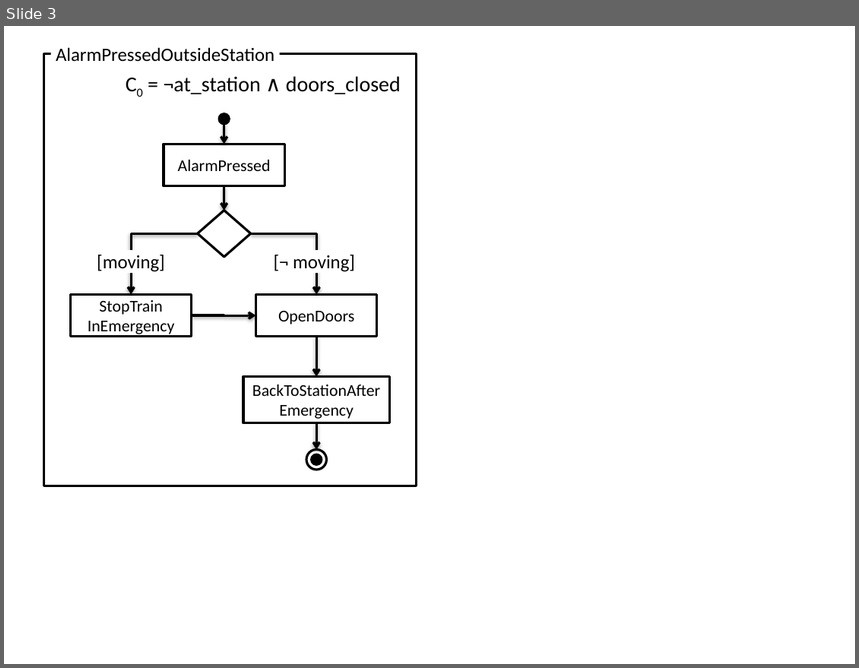
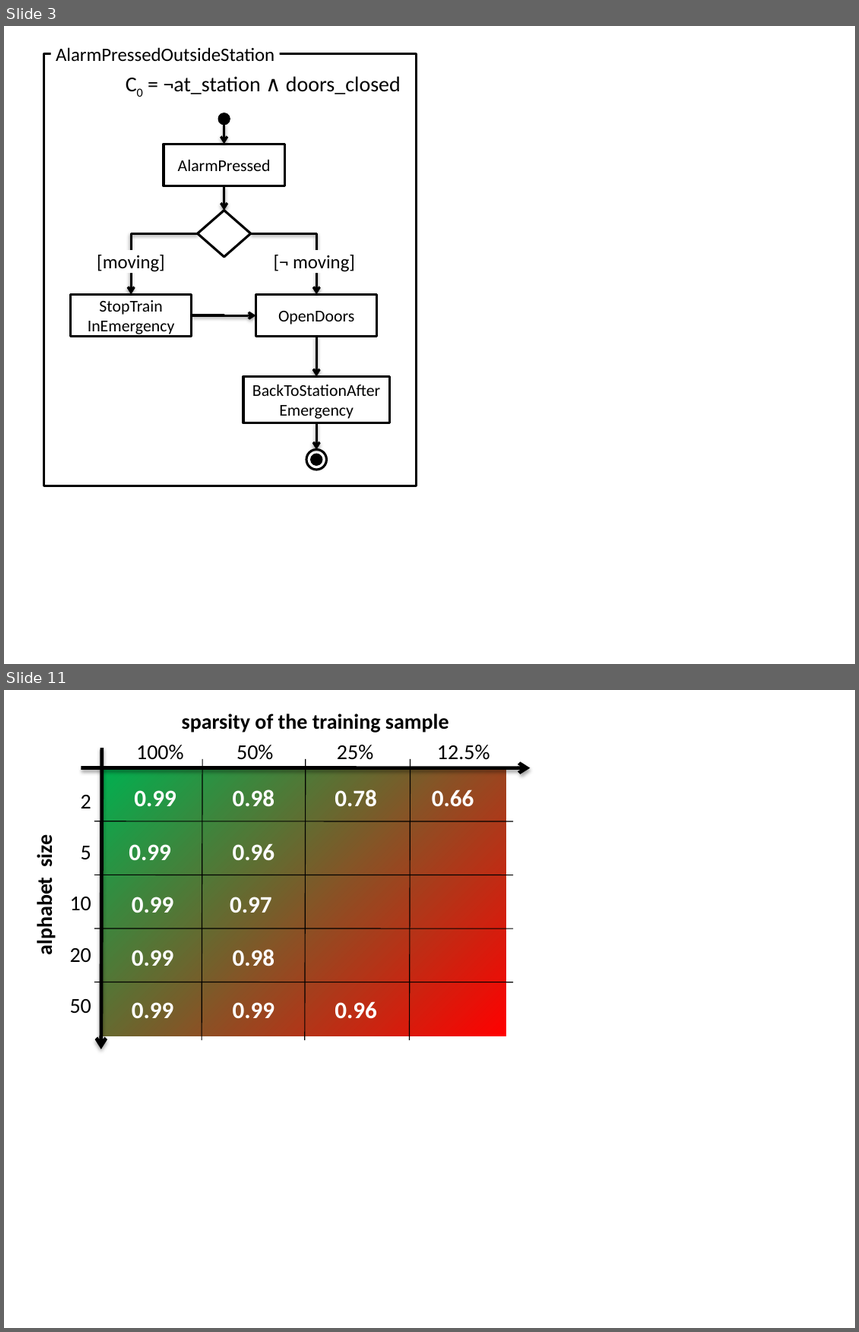
Before and after one commit to blambeau/phd, a slide deck: end-report/images/images.pptx. Shown one above the other, each under a label of ours: slide 3 before the commit, slides 3 and 11 after it; the slides between them are not shown. The pictures are 859x668 and 859x1332 pixels, drawn with LibreOffice and Linux fonts; fonts in the diff are those of the drawing. Boxes give left, top, right and bottom in pixels: in the first picture for what was removed or moved away, otherwise in the second. Text is boxed around its words. In the diff, an @@ line names an element or a change of style, - is before the commit and + after.

```diff
--- a/end-report/images/images.pptx
+++ b/end-report/images/images.pptx
@@ slide 11 added at [4,690,855,1328], background #FFFFFF @@
@@ group added at [32,714,530,1049]: 7 lines, 5 texts, 2 arrows, 1 rectangle @@
+sparsity of the training sample
+alphabet size
+100% 50% 25% 12.5%
+2
+5
+10
+20
+50
+0.99 0.98 0.78 0.66
+0.99 0.96
+0.99 0.97
+0.99 0.98
+0.99 0.99 0.96
```
Also in this commit, not shown: 7 other slides added, 1 slide removed, 41 other files.
